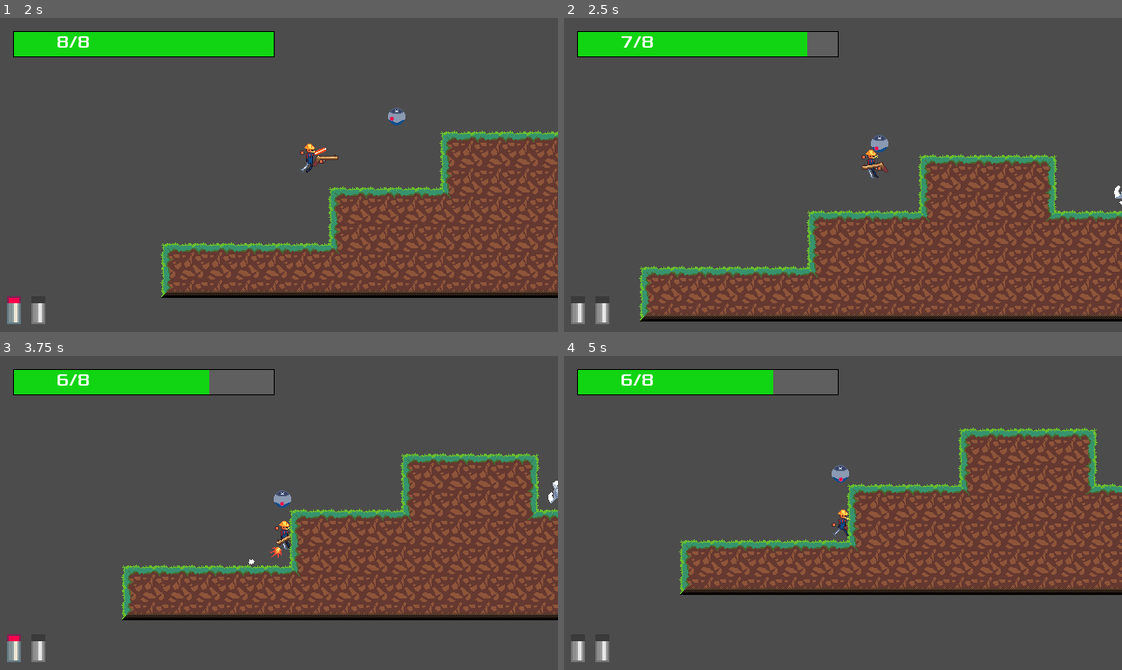
Above: before the commit, frames 1-4 (two rows, left to right).
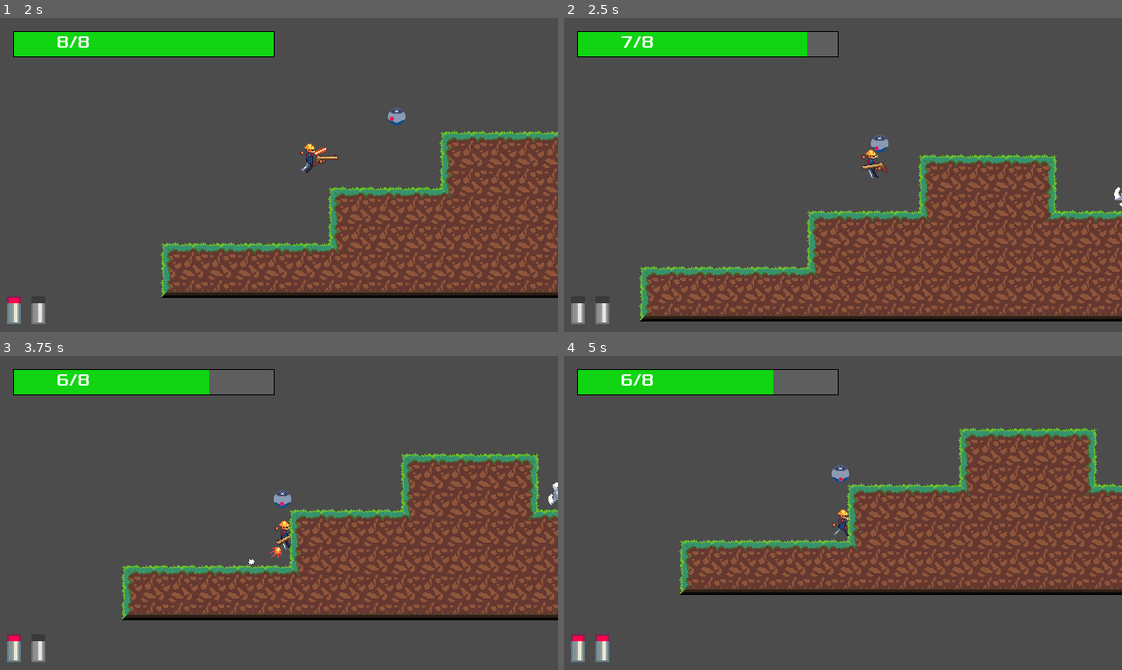
Above: after the commit, the same moments.

Repository: JamesDSource/Cyber-Gunslinger
Game: Godot game, scene res://titlescreen/MainScreen.tscn
The game is run twice, just before and just after one commit, with the same random seed, the same clock (stepped at 60 frames per second) and the same inputs. After the commit the project has no main scene; this scene is started directly in both runs. The engine's default icon, where the game draws it, is replaced by a stand-in: a white triangle on a blue panel in a dark square.
Inputs (mouse positions are in pixels of both pictures, inside the frame that each line leads up to):
- Up to frame 1 (2 s): click "Start Game" at 0.5 s; move the mouse to (401, 159) at 1.27 s; hold Right (Right) from 1.28 s (still down); click (401, 159) at 1.35 s; tap W (Jump) at 1.52 s
- Up to frame 2 (2.5 s): keep holding Right (Right); move the mouse to (731, 190) at 2.02 s; click (731, 190) at 2.1 s; tap W (Jump) at 2.27 s
- Up to frame 3 (3.75 s): move the mouse to (334, 443) at 2.77 s; release Right (Right) at 2.78 s; hold Left (Left) 2.78-3.53 s; click (334, 443) at 2.85 s; move the mouse to (251, 575) at 3.52 s; hold Right (Right) from 3.53 s (still down); click (251, 575) at 3.6 s
- Up to frame 4 (5 s): keep holding Right (Right); tap W (Jump) at 3.77, 4.52 s; move the mouse to (1010, 560) at 4.27 s; click (1010, 560) at 4.35 s; tap R (Reload, bound only after the commit) at 4.9 s

Frame 1 is identical in both runs. In frame 2, less than 0.1% of the frame differs, in the area x 98-100%, y 53-60%; in frame 3, less than 0.1%; in frame 4, 0.1%, in the area x 1-9%, y 88-91%.

Commit message:
First attempt to reload manually

Diff:
--- a/Game/Game.tscn
+++ b/Game/Game.tscn
@@ -1,20 +1,15 @@
-[gd_scene load_steps=10 format=2]
+[gd_scene load_steps=7 format=2]
 
 [ext_resource path="res://Player/Player.tscn" type="PackedScene" id=1]
 [ext_resource path="res://Tilesets/Dirt/Dirt.tres" type="TileSet" id=2]
 [ext_resource path="res://Pause/Pause.tscn" type="PackedScene" id=3]
 [ext_resource path="res://Drone/Drone.tscn" type="PackedScene" id=4]
 [ext_resource path="res://sawblade/Sawblade.tscn" type="PackedScene" id=5]
-[ext_resource path="res://icon.png" type="Texture" id=6]
-[ext_resource path="res://Game/Portal.gd" type="Script" id=7]
 
 [sub_resource type="NavigationPolygon" id=1]
 vertices = PoolVector2Array( 64, 64, 64, 0, 640, 0, 360, 64, 640, 128, 568, 128, 568, 64, 360, 128, 232, 128, 232, 192, 64, 192 )
 polygons = [ PoolIntArray( 0, 1, 2, 3 ), PoolIntArray( 2, 4, 5, 6 ), PoolIntArray( 3, 7, 8, 0 ), PoolIntArray( 8, 9, 10, 0 ), PoolIntArray( 2, 6, 3 ), PoolIntArray( 0, 10, 10 ) ]
 outlines = [ PoolVector2Array( 64, 192, 64, 192, 64, 64, 64, 0, 640, 0, 640, 128, 568, 128, 568, 64, 360, 64, 360, 128, 232, 128, 232, 192 ) ]
-
-[sub_resource type="RectangleShape2D" id=2]
-extents = Vector2( 16, 20 )
 
 [node name="Game" type="Node"]
 
@@ -42,16 +37,4 @@
 position = Vector2( 336, 48 )
 
 [node name="Sawblade" parent="." instance=ExtResource( 5 )]
-position = Vector2( 568, 110 )
-
-[node name="Portal" type="Area2D" parent="."]
-position = Vector2( 750.242, 19.799 )
-script = ExtResource( 7 )
-
-[node name="icon" type="Sprite" parent="Portal"]
-position = Vector2( 1.33087, -6.49069 )
-scale = Vector2( 0.529374, 0.668543 )
-texture = ExtResource( 6 )
-
-[node name="CollisionShape2D" type="CollisionShape2D" parent="Portal"]
-shape = SubResource( 2 )
+position = Vector2( 568, 112 )
--- a/Player/Player.gd
+++ b/Player/Player.gd
@@ -61,6 +61,8 @@
 		can_shoot = false
 		$ShootTimer.start()
 	if Input.is_action_pressed("Reload"):
+		can_shoot = false
+		$ShootTimer.start()
 		reload()
 
 func _physics_process(delta):
--- a/project.godot
+++ b/project.godot
@@ -16,7 +16,6 @@
 [application]
 
 config/name="Codeday Game"
-run/main_scene="res://titlescreen/MainScreen.tscn"
 
 [display]
 
@@ -68,11 +67,13 @@
 "deadzone": 0.5,
 "events": [ Object(InputEventKey,"resource_local_to_scene":false,"resource_name":"","device":0,"alt":false,"shift":false,"control":false,"meta":false,"command":false,"pressed":false,"scancode":87,"unicode":0,"echo":false,"script":null)
 , Object(InputEventKey,"resource_local_to_scene":false,"resource_name":"","device":0,"alt":false,"shift":false,"control":false,"meta":false,"command":false,"pressed":false,"scancode":16777232,"unicode":0,"echo":false,"script":null)
+, Object(InputEventKey,"resource_local_to_scene":false,"resource_name":"","device":0,"alt":false,"shift":false,"control":false,"meta":false,"command":false,"pressed":false,"scancode":32,"unicode":0,"echo":false,"script":null)
  ]
 }
 Shoot={
 "deadzone": 0.5,
 "events": [ Object(InputEventMouseButton,"resource_local_to_scene":false,"resource_name":"","device":-1,"alt":false,"sh …(213 unchanged characters)…
+, Object(InputEventKey,"resource_local_to_scene":false,"resource_name":"","device":0,"alt":false,"shift":false,"control":false,"meta":false,"command":false,"pressed":false,"scancode":16777240,"unicode":0,"echo":false,"script":null)
  ]
 }
 Pause={
@@ -80,6 +81,11 @@
 "events": [ Object(InputEventKey,"resource_local_to_scene":false,"resource_name":"","device":0,"alt":false,"shift":false,"control":false,"meta":false,"command":false,"pressed":false,"scancode":16777217,"unicode":0,"echo":false,"script":null)
  ]
 }
+Reload={
+"deadzone": 0.5,
+"events": [ Object(InputEventKey,"resource_local_to_scene":false,"resource_name":"","device":0,"alt":false,"shift":false,"control":false,"meta":false,"command":false,"pressed":false,"scancode":82,"unicode":0,"echo":false,"script":null)
+ ]
+}
 
 [rendering]
 
